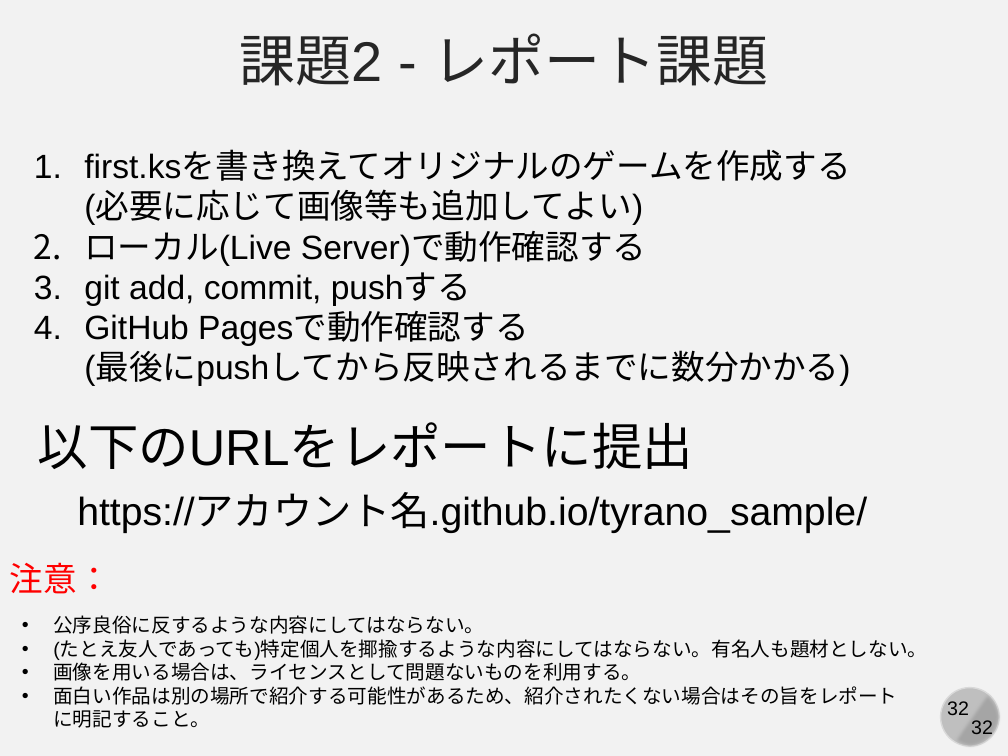
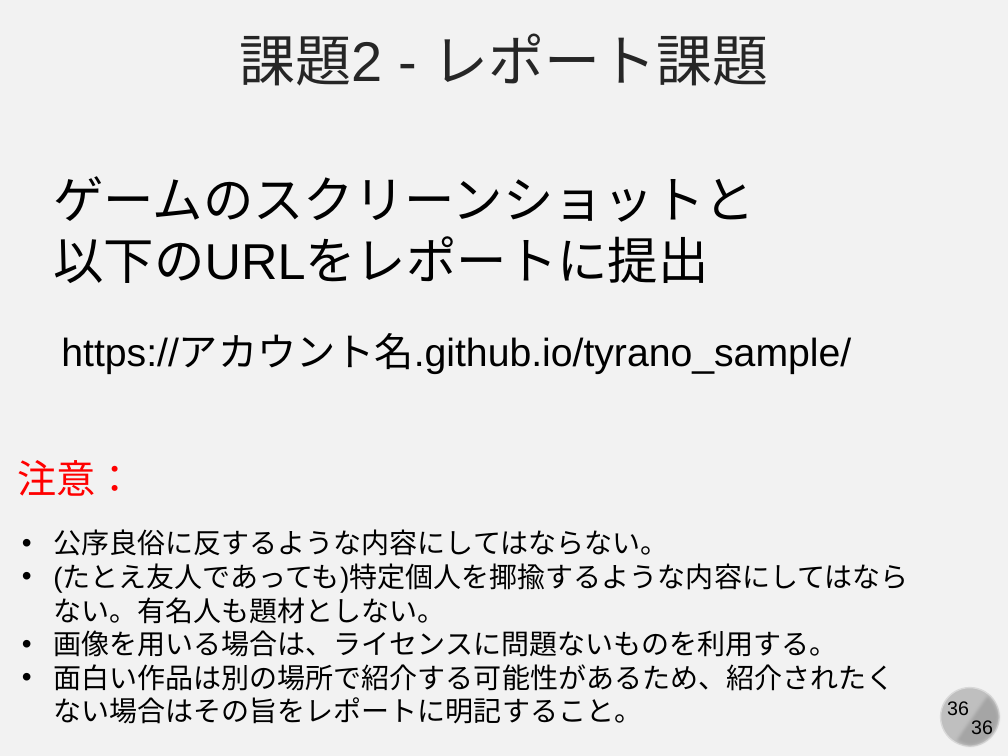
Before and after one commit to kaityo256/github, a slide deck: slide 36 of practice_github_advanced/fig/slide.pptx (slide 32 before the commit). Drawn at 1008x756 pixels with LibreOffice and Linux fonts; fonts in the diff are those of the drawing. Boxes give left, top, right and bottom in pixels: in the first picture for what was removed or moved away, otherwise in the second. Text is boxed around its words. In the diff, an @@ line names an element or a change of style, - is before the commit and + after.

```diff
--- a/practice_github_advanced/fig/slide.pptx
+++ b/practice_github_advanced/fig/slide.pptx
@@ text "ゲームのスクリーンショットと": place and size @@
-text "ゲームのスクリーンショットと" at box(38, 422, 693, 469)
+text "ゲームのスクリーンショットと" at box(54, 176, 756, 283)
@@ text at box(54, 176, 756, 222): paragraph added @@
+ゲームのスクリーンショットと
@@ text removed at box(84, 151, 850, 386) @@
-1. first.ksを書き換えてオリジナルのゲームを作成する
-   (必要に応じて画像等も追加してよい)
-2. ローカル(Live Server)で動作確認する
-3. git add, commit, pushする
-4. GitHub Pagesで動作確認する
-   (最後にpushしてから反映されるまでに数分かかる)
@@ text "https://アカウント名.github.io/tyrano_sample/": place and size @@
-text "https://アカウント名.github.io/tyrano_sample/" at box(77, 494, 867, 533)
+text "https://アカウント名.github.io/tyrano_sample/" at box(61, 335, 851, 374)
@@ text "注意：": place and size @@
-text "注意：" at box(10, 562, 111, 594)
+text "注意：" at box(18, 460, 135, 496)
@@ text "注意：" at box(18, 460, 135, 496): size 24 to 28 pt @@
@@ text "公序良俗に反するような内容にしてはならない。": place and size @@
-text "公序良俗に反するような内容にしてはならない。" at box(53, 615, 927, 728)
+text "公序良俗に反するような内容にしてはならない。" at box(53, 529, 909, 724)
@@ text at box(53, 529, 909, 724): size 14 to 20 pt in "公序良俗に反するような内容にしてはならない。", "(たとえ友人であっても)特定個人を揶揄するような内容にしてはならない。有名人も題材としない。", "面白い作品は別の場所で紹介する可能性があるため、紹介されたくない場合はその旨をレポートに明記すること。" @@
@@ text at box(53, 630, 838, 657): text changed; size 14 to 20 pt @@
-• 画像を用いる場合は、ライセンスとして問題ないものを利用する。
+• 画像を用いる場合は、ライセンスに問題ないものを利用する。
@@ text at box(947, 701, 969, 715): text changed @@
-32
+36
@@ page number at box(971, 720, 993, 739): text changed @@
-32
+36
```
Also in this commit, not shown: 31 other slides changed, 4 slides added, 1 other file.
